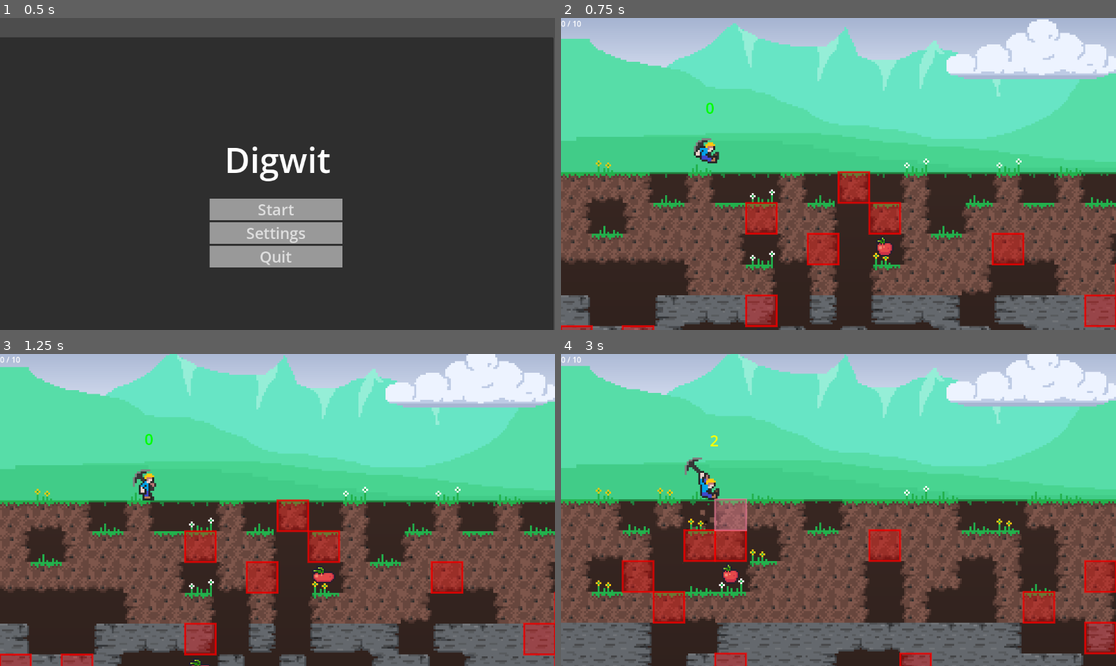
Above: before the commit, frames 1-4 (two rows, left to right).
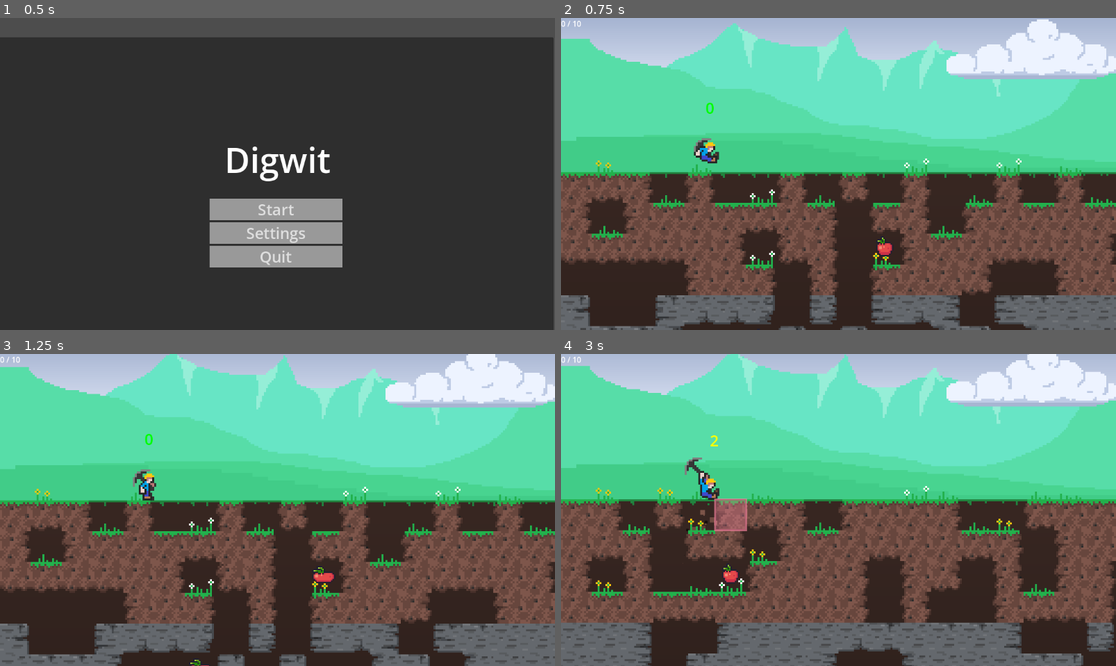
Above: after the commit, the same moments.

Repository: d-v-b/ld58
Game: Godot game, scene res://scenes/main_menu.tscn
Two runs of this game, one before a commit and one after it. Both use one fixed random seed, a clock stepped at 60 frames per second and the inputs below.
Inputs (mouse positions are in pixels of both pictures, inside the frame that each line leads up to):
- Up to frame 1 (0.5 s): no input
- Up to frame 2 (0.75 s): click "Start" at 0.5 s
- Up to frame 3 (1.25 s): no input
- Up to frame 4 (3 s): move the mouse to (577, 363) at 1.27 s; hold D (move_right) 1.28-2 s; tap X (action_die) at 1.35 s; tap Space (action_jump) at 1.52 s; click "Play again" at 2 s; move the mouse to (727, 525) at 2.77 s; hold D (move_right) from 2.78 s (still down); tap F (action_mine) at 2.85 s

Frame 1 is identical in both runs. In frame 2, 4.6% of the frame differs, in the area x 0-100%, y 48-100%; in frame 3, 4.9%; in frame 4, 5.5%, in the area x 10-100%, y 56-100%.

Commit message:
add toggle for bomb cheat

Diff:
--- a/Collector/project.godot
+++ b/Collector/project.godot
@@ -67,6 +67,11 @@
 "events": [Object(InputEventKey,"resource_local_to_scene":false,"resource_name":"","device":-1,"window_id":0,"alt_press …(192 unchanged characters)…
 ]
 }
+test_cheat={
+"deadzone": 0.2,
+"events": [Object(InputEventKey,"resource_local_to_scene":false,"resource_name":"","device":-1,"window_id":0,"alt_pressed":false,"shift_pressed":false,"ctrl_pressed":false,"meta_pressed":false,"pressed":false,"keycode":0,"physical_keycode":82,"key_label":0,"unicode":114,"location":0,"echo":false,"script":null)
+]
+}
 
 [layer_names]
 
--- a/Collector/scripts/player.gd
+++ b/Collector/scripts/player.gd
@@ -65,6 +65,9 @@
 		if Input.is_action_just_pressed("action_die"):
 			die()
 
+		if Input.is_action_just_pressed("test_cheat"):
+			get_node("/root/Main/TileMapLayer").toggle_cheat_mode()
+
 		move_and_slide()
 
 func movement_input(delta):
--- a/Collector/scripts/world_cell.gd
+++ b/Collector/scripts/world_cell.gd
@@ -35,6 +35,7 @@
 		mining_block_selector.overlay_color = Color(1, 0, 0)
 		mining_block_selector.current = mining_block
 		tile_map.add_child(mining_block_selector)
+		mining_block_selector.get_child(0).visible = false
 	else:
 		mining_block = MiningBlockFactory.create(MiningBlock.MiningBlockType.STANDARD, world, world_position, position)
 
--- a/Collector/scripts/world_tile.gd
+++ b/Collector/scripts/world_tile.gd
@@ -8,6 +8,13 @@
 const DENSITY_DIAMOND = 0.012
 
 var grid: Array[Array]
+
+var cheat_mode: bool = false
+func toggle_cheat_mode():
+	cheat_mode = !cheat_mode
+	for node in get_children():
+		if node is not MiningBlockSelector: continue
+		node.get_child(0).visible = cheat_mode
 
 func _ready() -> void:
 	for y in _size.y:
